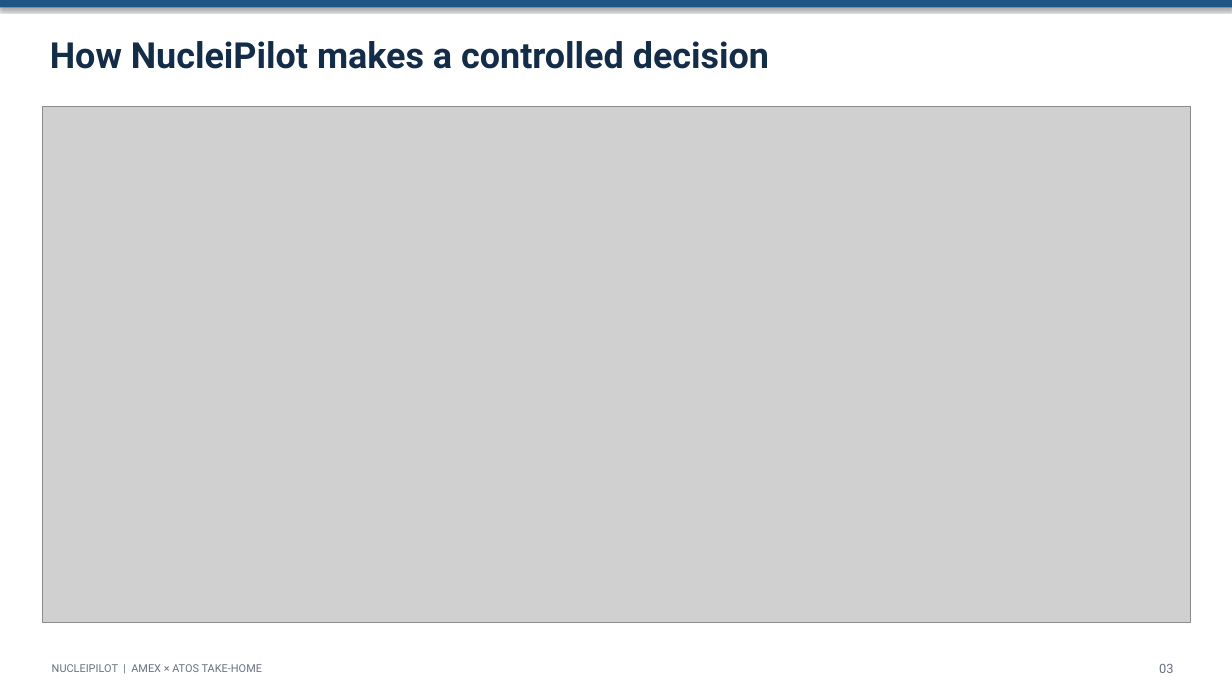
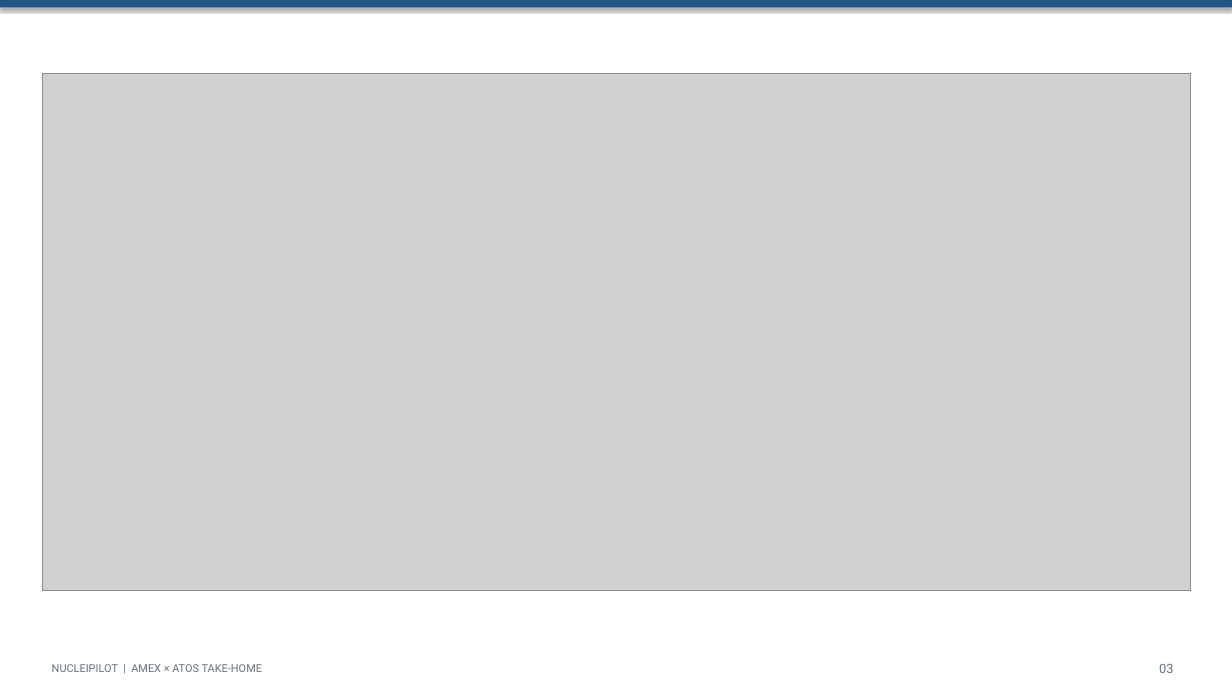
Before and after one commit to Acharya320/NucleiPilot, a slide deck: slide 3 of presentation/AXP_Executive_Deck.pptx. Drawn at 1232x693 pixels with LibreOffice and Linux fonts; fonts in the diff are those of the drawing; grey boxes stand for pictures. Boxes give left, top, right and bottom in pixels: in the first picture for what was removed or moved away, otherwise in the second. Text is boxed around its words. In the diff, an @@ line names an element or a change of style, - is before the commit and + after.

```diff
--- a/presentation/AXP_Executive_Deck.pptx
+++ b/presentation/AXP_Executive_Deck.pptx
@@ text removed at box(50, 41, 769, 69) @@
-How NucleiPilot makes a controlled decision
@@ picture: place and size @@
-picture at box(43, 106, 1190, 623)
+picture at box(43, 74, 1190, 591)
```
Also in this commit, not shown: 1 other file.
